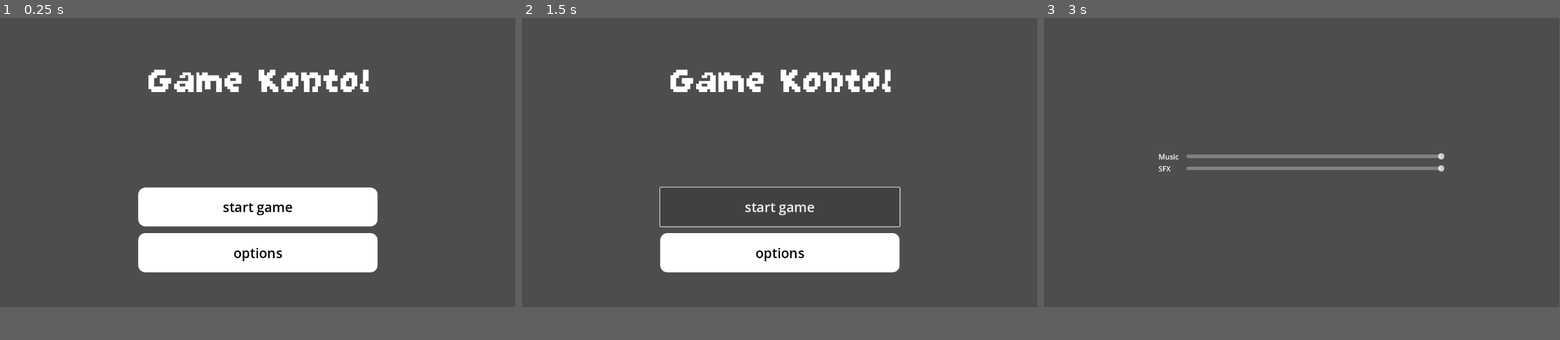
Above: before the commit, frames 1-3 (left to right).
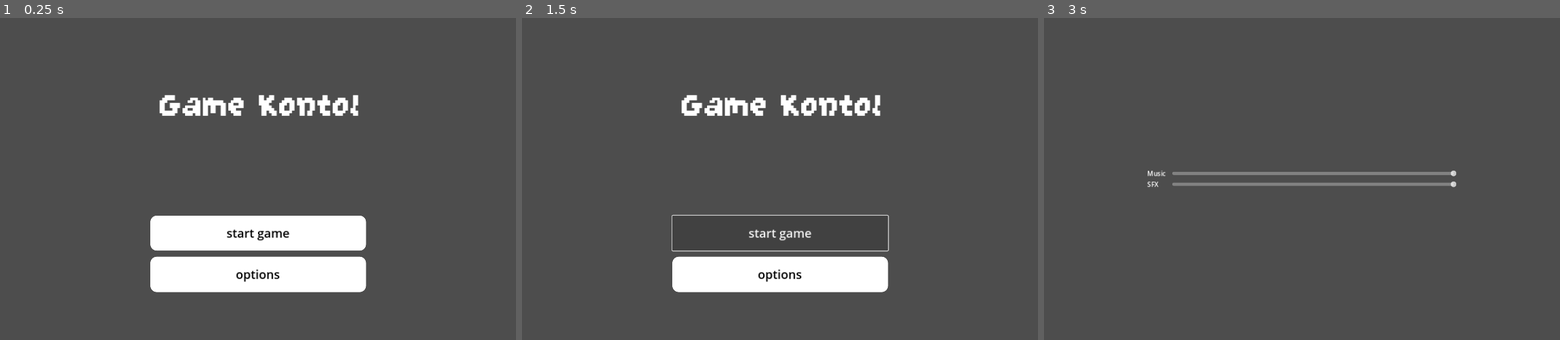
Above: after the commit, the same moments.

Repository: gracekarinn/garena
Game: Godot game, scene res://levels/menu/main_menu.tscn
Same seed, same stepped clock (60 frames per second), same inputs: the game is played once before the commit and once after it.
Inputs:
- Up to frame 1 (0.25 s): no input
- Up to frame 2 (1.5 s): click "start game" at 0.5 s; click "start game" at 1.25 s
- Up to frame 3 (3 s): click "start game" at 2 s; click "options" at 2.75 s
In our replay, the window is 799x449 before the commit and 800x500 after it. These sizes can differ from the game's own. Grey fills any space a smaller window leaves; there, only what the larger window draws over its background counts as a difference.

The runs differ from the first frame. In frame 1, 12% of the frame differs, in the area x 26-74%, y 16-86%; in frame 2, 10%; in frame 3, 2.4%.

Commit message:
feat: progress level 1

Diff:
--- a/levels/day-one/day_one.tscn
+++ b/levels/day-one/day_one.tscn
@@ -1,3 +1,49 @@
-[gd_scene format=3 uid="uid://by5c7jbvjbfvo"]
+[gd_scene load_steps=6 format=3 uid="uid://by5c7jbvjbfvo"]
+
+[ext_resource type="Texture2D" uid="uid://c4svhk6r2piok" path="res://assets/button/yes.png" id="1_1x1wr"]
+[ext_resource type="Texture2D" uid="uid://b3x5xnqva7g7r" path="res://assets/level-one/BG.png" id="1_txgjk"]
+[ext_resource type="Texture2D" uid="uid://dmvvuyuma1kpk" path="res://assets/level-one/FG wo laptop.png" id="2_4n6qd"]
+[ext_resource type="Texture2D" uid="uid://bybgkjc5cuoth" path="res://assets/button/no.png" id="2_6gpym"]
+[ext_resource type="Texture2D" uid="uid://cgxaokew5c44b" path="res://assets/level-one/IMG_2439.png" id="2_bdgtu"]
 
 [node name="DayOne" type="ReferenceRect"]
+
+[node name="Background" type="TextureRect" parent="."]
+layout_mode = 1
+offset_right = 1280.0
+offset_bottom = 800.0
+texture = ExtResource("1_txgjk")
+
+[node name="Sprite" type="TextureRect" parent="."]
+layout_mode = 1
+anchors_preset = 15
+anchor_right = 1.0
+anchor_bottom = 1.0
+offset_left = 342.0
+offset_top = -118.0
+offset_right = 976.0
+offset_bottom = 516.0
+grow_horizontal = 2
+grow_vertical = 2
+texture = ExtResource("2_bdgtu")
+expand_mode = 1
+
+[node name="Meja" type="TextureRect" parent="."]
+layout_mode = 1
+offset_right = 1280.0
+offset_bottom = 800.0
+texture = ExtResource("2_4n6qd")
+
+[node name="YesButton" type="TextureButton" parent="."]
+visible = false
+layout_mode = 1
+offset_right = 1280.0
+offset_bottom = 800.0
+texture_normal = ExtResource("1_1x1wr")
+
+[node name="NoButton" type="TextureButton" parent="."]
+visible = false
+layout_mode = 1
+offset_right = 1280.0
+offset_bottom = 800.0
+texture_normal = ExtResource("2_6gpym")
--- /dev/null
+++ b/mechanics/button.tscn
@@ -0,0 +1,8 @@
+[gd_scene load_steps=2 format=3 uid="uid://b171pf3fhb0da"]
+
+[ext_resource type="Texture2D" uid="uid://c4svhk6r2piok" path="res://assets/button/yes.png" id="1_fs3hs"]
+
+[node name="Button" type="TextureButton"]
+offset_right = 8.0
+offset_bottom = 8.0
+texture_normal = ExtResource("1_fs3hs")
--- a/project.godot
+++ b/project.godot
@@ -22,6 +22,12 @@
 
 TransitionScreen="*res://levels/transition/transition_screen.tscn"
 
+[display]
+
+window/size/viewport_width=1280
+window/size/viewport_height=800
+window/stretch/mode="canvas_items"
+
 [rendering]
 
 renderer/rendering_method="gl_compatibility"
Binary file added: assets/button/no.png
Not shown, added: assets/button/no.png.import
Binary file added: assets/button/yes.png
Not shown, added: assets/button/yes.png.import
Binary file added: assets/level-one/BG.png
Not shown, added: assets/level-one/BG.png.import
Binary file added: assets/level-one/CV.png
Not shown, added: assets/level-one/CV.png.import
Binary file added: assets/level-one/FG wo laptop.png
Not shown, added: assets/level-one/FG wo laptop.png.import
Binary file added: assets/level-one/IMG_2439.png
Not shown, added: assets/level-one/IMG_2439.png.import
